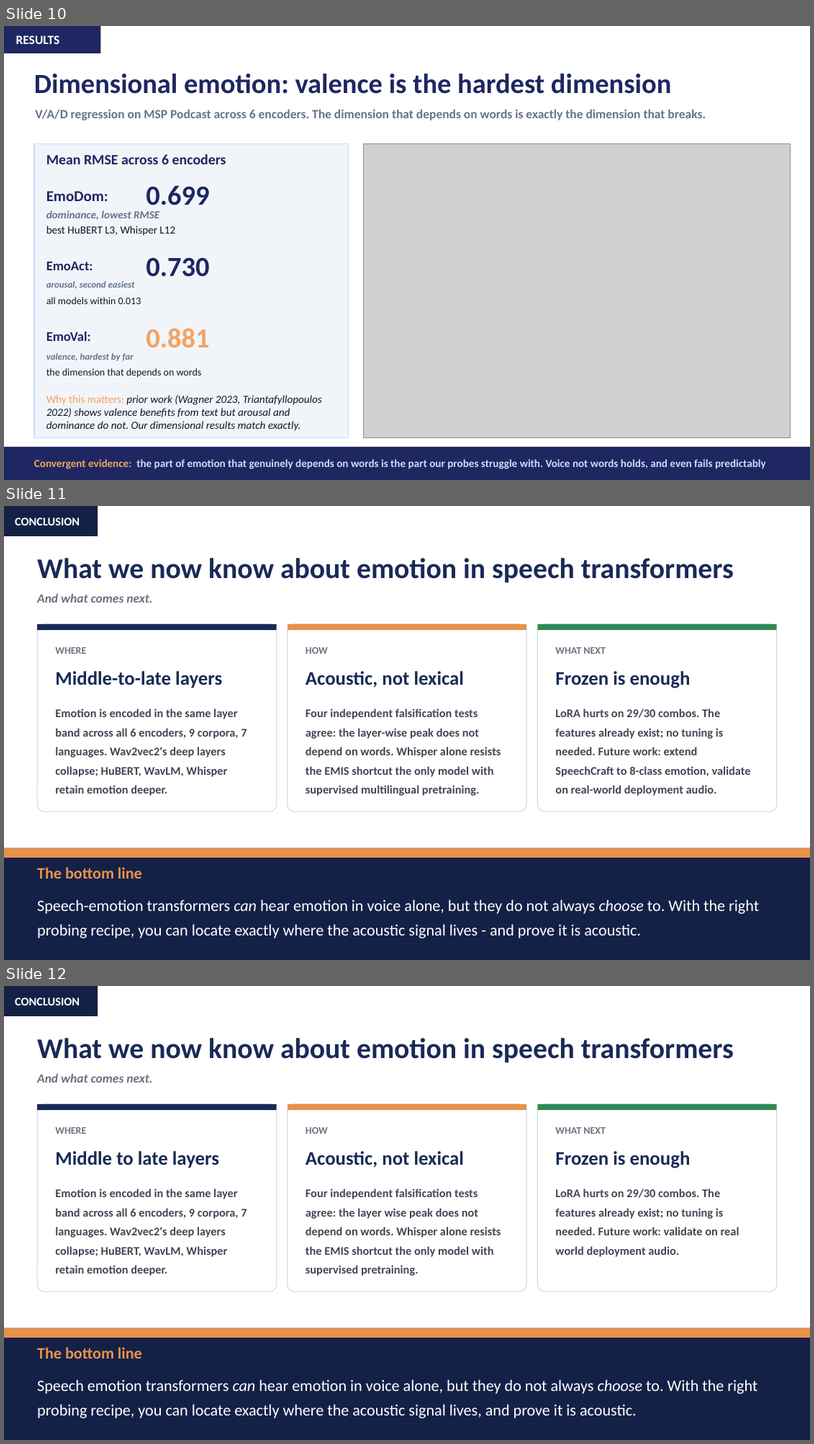
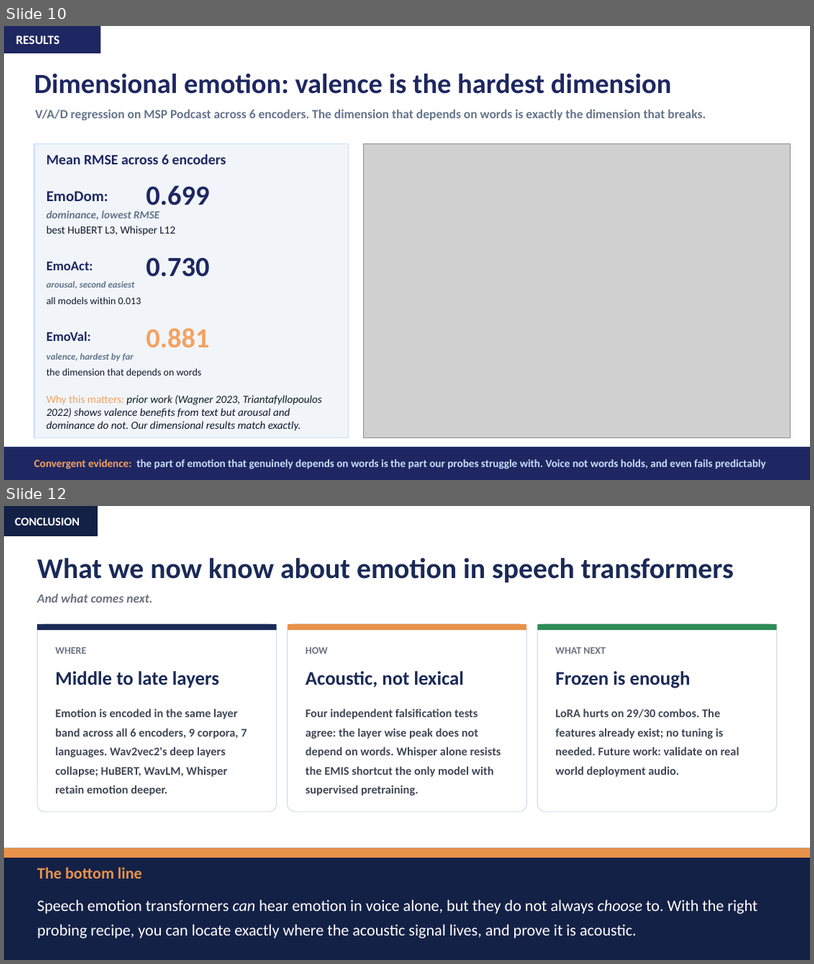
Before and after one commit to Nikelroid/linguistic-agnostic-ser, a slide deck: SER_Final_Presentation.pptx. Shown one above the other, each under a label of ours: slides 10, 11 and 12 before the commit, slides 10 and 12 after it; the slides between them are not shown. The pictures are 814x1444 and 814x964 pixels, drawn with LibreOffice and Linux fonts; fonts in the diff are those of the drawing; grey boxes stand for pictures. Boxes give left, top, right and bottom in pixels: in the first picture for what was removed or moved away, otherwise in the second. Text is boxed around its words. In the diff, an @@ line names an element or a change of style, - is before the commit and + after.

```diff
--- a/SER_Final_Presentation.pptx
+++ b/SER_Final_Presentation.pptx
@@ slide 11 removed at (4,506,810,960), background #FFFFFF @@
@@ rectangle removed at (4,506,98,536) @@
@@ text removed at (15,518,80,525) @@
-CONCLUSION
@@ text removed at (37,558,734,583) @@
-What we now know about emotion in speech transformers
@@ text removed at (37,594,152,602) @@
-And what comes next.
@@ rounded rectangle removed at (37,624,277,811) @@
@@ rectangle removed at (37,624,277,630) @@
@@ rounded rectangle removed at (288,624,527,811) @@
@@ rectangle removed at (288,624,527,630) @@
@@ rounded rectangle removed at (538,624,778,811) @@
@@ rectangle removed at (538,624,778,630) @@
@@ text removed at (55,647,86,654) @@
-WHERE
@@ text removed at (306,647,328,654) @@
-HOW
@@ text removed at (556,647,606,654) @@
-WHAT NEXT
@@ text removed at (55,671,222,688) @@
-Middle-to-late layers
@@ text removed at (306,671,464,687) @@
-Acoustic, not lexical
@@ text removed at (556,671,691,688) @@
-Frozen is enough
@@ text removed at (55,708,247,795) @@
-Emotion is encoded in the same layer band across all 6 encoders, 9 corpora, 7 languages. Wav2vec2's deep layers collapse; HuBERT, WavLM, Whisper retain emotion deeper.
@@ text removed at (306,708,502,795) @@
-Four independent falsification tests agree: the layer-wise peak does not depend on words. Whisper alone resists the EMIS shortcut the only model with supervised multilingual pretraining.
@@ text removed at (556,708,751,795) @@
-LoRA hurts on 29/30 combos. The features already exist; no tuning is needed. Future work: extend SpeechCraft to 8-class emotion, validate on real-world deployment audio.
@@ rectangle removed at (4,848,810,960) @@
@@ rectangle removed at (4,848,810,857) @@
@@ text removed at (37,867,142,878) @@
-The bottom line
@@ text removed at (37,899,759,938) @@
-Speech-emotion transformers can hear emotion in voice alone, but they do not always choose to. With the right probing recipe, you can locate exactly where the acoustic signal lives - and prove it is acoustic.
```
Also in this commit, not shown: 2 slides changed, 1 slide added.
